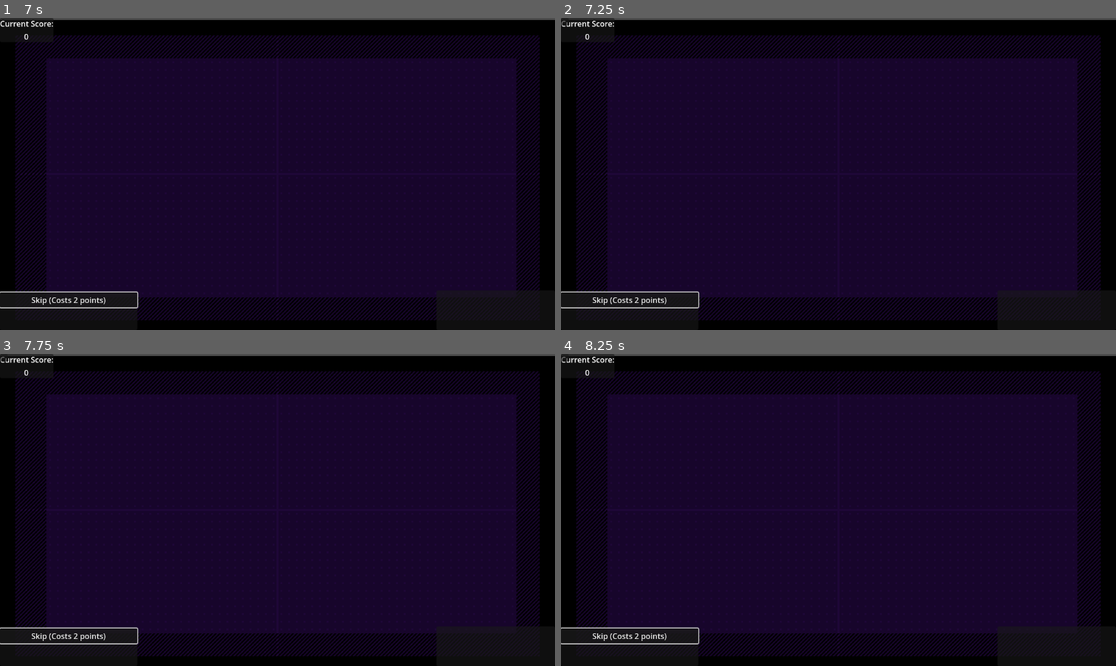
Above: before the commit, frames 1-4 (two rows, left to right).
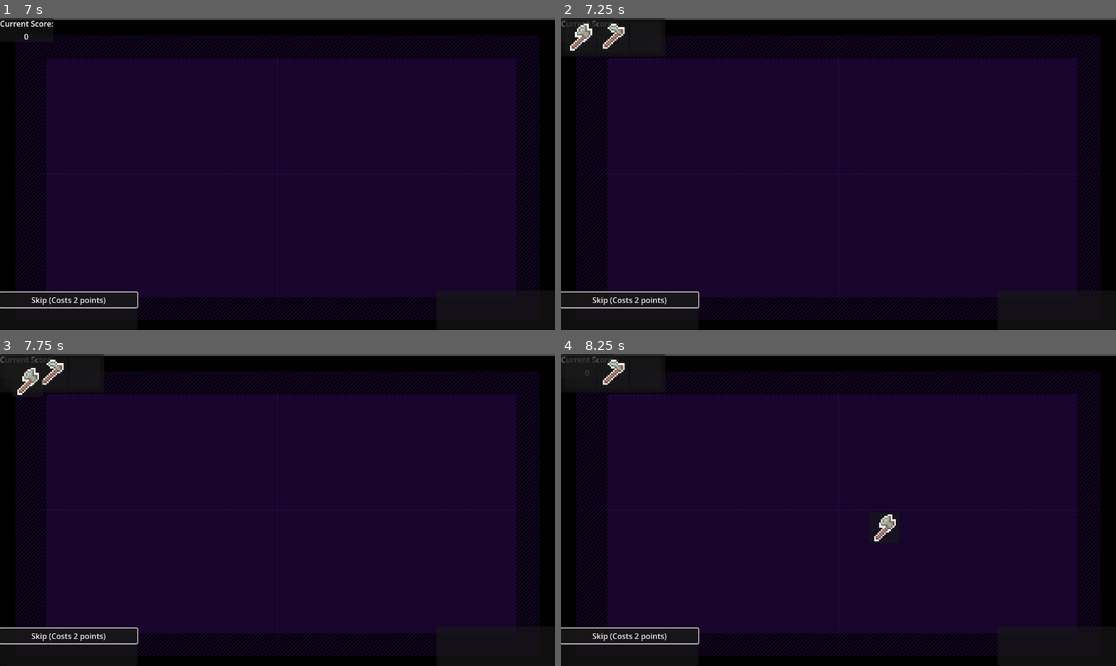
Above: after the commit, the same moments.

Repository: Mackenzie-Beck/FIFA2025
Game: Godot game, scene res://main.tscn
Same seed, same stepped clock (60 frames per second), same inputs: the game is played once before the commit and once after it.
Inputs (mouse positions are in pixels of both pictures, inside the frame that each line leads up to):
- Up to frame 1 (7 s): click "Play" at 0.5 s; click "Skip (Costs 2 points)" at 1.25 s; click "Skip (Costs 2 points)" at 2 s; click "Skip (Costs 2 points)" at 2.75 s; tap Enter at 3.5, 5, 6.5 s; move the mouse to (399, 158) at 3.52 s; tap 1 at 3.6, 5.1, 6.6 s; click (399, 158) at 3.67 s; tap Space at 4.25, 5.75 s; move the mouse to (166, 189) at 4.27 s; tap 3 at 4.35, 5.85 s; click (166, 189) at 4.42 s; move the mouse to (333, 105) at 5.02 s; click (333, 105) at 5.17 s; move the mouse to (249, 236) at 5.77 s; click (249, 236) at 5.92 s; move the mouse to (444, 220) at 6.52 s; click (444, 220) at 6.67 s
- Up to frame 2 (7.25 s): tap Tab (inventory) at 7.15 s
- Up to frame 3 (7.75 s): move the mouse to (11, 363) at 7.27 s; tap 3 at 7.35 s; click (11, 363) at 7.42 s
- Up to frame 4 (8.25 s): tap Space at 8 s; move the mouse to (866, 510) at 8.02 s; tap 1 at 8.1 s; click (866, 510) at 8.17 s

Frame 1 is identical in both runs. In frame 2, 0.5% of the frame differs, in the area x 0-19%, y 0-11%; in frame 3, 0.5%; in frame 4, 0.5%, in the area x 0-61%, y 0-61%.
Error in both runs: Invalid access to property or key '<null>' on a base object of type 'Dictionary'. (res://scripts/QuestionBank.gd:11)

Commit message:
itemdatas now display in slots correctly

Diff:
--- a/Game.gd
+++ b/Game.gd
@@ -9,7 +9,7 @@
 
 	QuestionBank.load_questions_from_csv("res://data/test_data.txt", true)
 
-
+	UI_control.set_player_inventory_data(PlayerManager.inventory_data)
 
 
 	var question = QuestionBank.random_question()
--- /dev/null
+++ b/Player/player_inventory.tres
@@ -0,0 +1,21 @@
+[gd_resource type="Resource" script_class="InventoryData" load_steps=7 format=3 uid="uid://cacxibw0ay5ea"]
+
+[ext_resource type="Script" uid="uid://sjke0cemmeuo" path="res://inventory/inventory_data.gd" id="1_e7oj7"]
+[ext_resource type="Script" uid="uid://bn0gb5u7e4vw" path="res://inventory/slot_data.gd" id="2_xh7dk"]
+[ext_resource type="Resource" uid="uid://byb8avg82nfyl" path="res://inventory/items/ItemDatas/axe.tres" id="3_dw3ff"]
+[ext_resource type="Resource" uid="uid://bkvx21kh03ko6" path="res://inventory/items/ItemDatas/hoe.tres" id="4_taxro"]
+
+[sub_resource type="Resource" id="Resource_bi3uq"]
+script = ExtResource("2_xh7dk")
+item_data = ExtResource("3_dw3ff")
+metadata/_custom_type_script = "uid://bn0gb5u7e4vw"
+
+[sub_resource type="Resource" id="Resource_jh7b7"]
+script = ExtResource("2_xh7dk")
+item_data = ExtResource("4_taxro")
+metadata/_custom_type_script = "uid://bn0gb5u7e4vw"
+
+[resource]
+script = ExtResource("1_e7oj7")
+slot_datas = Array[ExtResource("2_xh7dk")]([SubResource("Resource_bi3uq"), SubResource("Resource_jh7b7"), null])
+metadata/_custom_type_script = "uid://sjke0cemmeuo"
--- /dev/null
+++ b/Player/test_item.tres
@@ -0,0 +1,11 @@
+[gd_resource type="Resource" script_class="ItemData" load_steps=3 format=3 uid="uid://brtswxwesjnqc"]
+
+[ext_resource type="Script" uid="uid://dlcjqlliw4ngk" path="res://inventory/items/item_data.gd" id="1_po4y3"]
+[ext_resource type="Texture2D" uid="uid://rdyd83xhme05" path="res://inventory/items/test_items.tres" id="2_vrryd"]
+
+[resource]
+script = ExtResource("1_po4y3")
+name = "testing"
+description = "testy"
+texture = ExtResource("2_vrryd")
+metadata/_custom_type_script = "uid://dlcjqlliw4ngk"
--- a/UI/ui_control.gd
+++ b/UI/ui_control.gd
@@ -5,9 +5,9 @@
 
 # inventory functions ---------------------------------------------------------
 
-func set_player_inventory_data(inventory_data: InventoryData, player: CharacterBody3D) -> void:
+func set_player_inventory_data(inventory_data: InventoryData) -> void:
 	#print("set player inventory data")
-	inventory_interface.set_player_inventory_data(inventory_data, player)
+	inventory_interface.set_player_inventory_data(inventory_data)
 
 
 func toggle_inventory(external_inventory_owner = null):
--- a/inventory/UI/inventory_interface.gd
+++ b/inventory/UI/inventory_interface.gd
@@ -14,7 +14,7 @@
 	if grabbed_slot and grabbed_slot.visible:
 		grabbed_slot.global_position = get_global_mouse_position() + Vector2(5,5)
 
-func set_player_inventory_data(inventory_data: InventoryData, player : CharacterBody3D) -> void:
+func set_player_inventory_data(inventory_data: InventoryData) -> void:
 	if !inventory_data.inventory_interact.is_connected(on_inventory_interact):
 		inventory_data.inventory_interact.connect(on_inventory_interact)
 		player_inventory.set_inventory_data(inventory_data)
--- a/inventory/items/ItemDatas/axe.tres
+++ b/inventory/items/ItemDatas/axe.tres
@@ -1,7 +1,7 @@
 [gd_resource type="Resource" script_class="ItemData" load_steps=4 format=3 uid="uid://byb8avg82nfyl"]
 
-[ext_resource type="Script" uid="uid://dlcjqlliw4ngk" path="res://Systems/inventory/items/item_data.gd" id="1_3d2ga"]
-[ext_resource type="Texture2D" uid="uid://dnya2jpsn36w3" path="res://Systems/inventory/items/test_items.png" id="2_pqi6v"]
+[ext_resource type="Script" uid="uid://dlcjqlliw4ngk" path="res://inventory/items/item_data.gd" id="1_3d2ga"]
+[ext_resource type="Texture2D" uid="uid://dnya2jpsn36w3" path="res://inventory/items/test_items.png" id="2_pqi6v"]
 
 [sub_resource type="AtlasTexture" id="AtlasTexture_3k8xf"]
 atlas = ExtResource("2_pqi6v")
@@ -11,5 +11,4 @@
 script = ExtResource("1_3d2ga")
 name = "Axe"
 description = "A sturdy but aged tool."
-stackable = false
 texture = SubResource("AtlasTexture_3k8xf")
--- a/inventory/items/ItemDatas/hoe.tres
+++ b/inventory/items/ItemDatas/hoe.tres
@@ -1,7 +1,7 @@
 [gd_resource type="Resource" script_class="ItemData" load_steps=4 format=3 uid="uid://bkvx21kh03ko6"]
 
-[ext_resource type="Script" uid="uid://dlcjqlliw4ngk" path="res://Systems/inventory/items/item_data.gd" id="1_h0u10"]
-[ext_resource type="Texture2D" uid="uid://dnya2jpsn36w3" path="res://Systems/inventory/items/test_items.png" id="2_11kcr"]
+[ext_resource type="Script" uid="uid://dlcjqlliw4ngk" path="res://inventory/items/item_data.gd" id="1_h0u10"]
+[ext_resource type="Texture2D" uid="uid://dnya2jpsn36w3" path="res://inventory/items/test_items.png" id="2_11kcr"]
 
 [sub_resource type="AtlasTexture" id="AtlasTexture_uunx2"]
 atlas = ExtResource("2_11kcr")
@@ -11,5 +11,4 @@
 script = ExtResource("1_h0u10")
 name = "Hoe"
 description = "One of the oldest tools"
-stackable = false
 texture = SubResource("AtlasTexture_uunx2")
--- a/scripts/player_manager.gd
+++ b/scripts/player_manager.gd
@@ -2,7 +2,7 @@
 
 var health = 5
 
-var inventory_data : InventoryData
+var inventory_data : InventoryData = preload("res://Player/player_inventory.tres")
 
 
 func _physics_process(delta: float) -> void:
